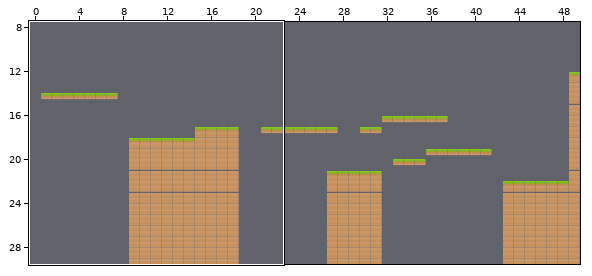
Two states of a Tiled map, level1.tmx. Above, an overview of the earlier version with the close-up marked.
Close-up. First the earlier version:
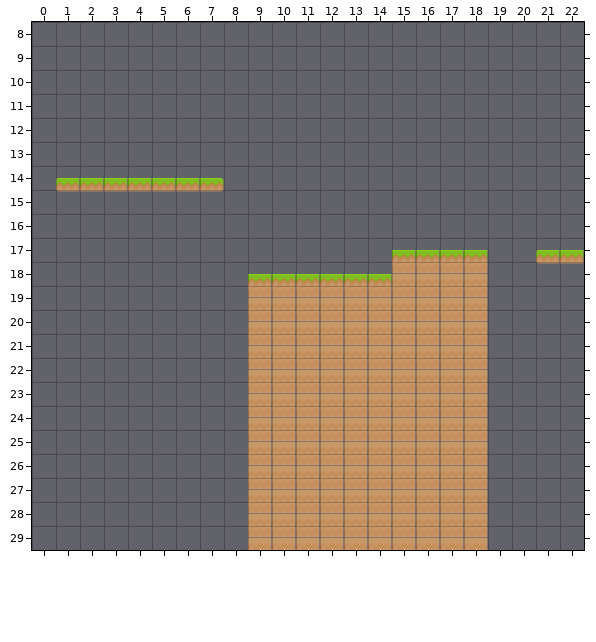
Cells are 72x72 px. Shown: x 0..22, y 8..29. Layer "Grass" is drawn 0,324 px off the grid.
Once edited:
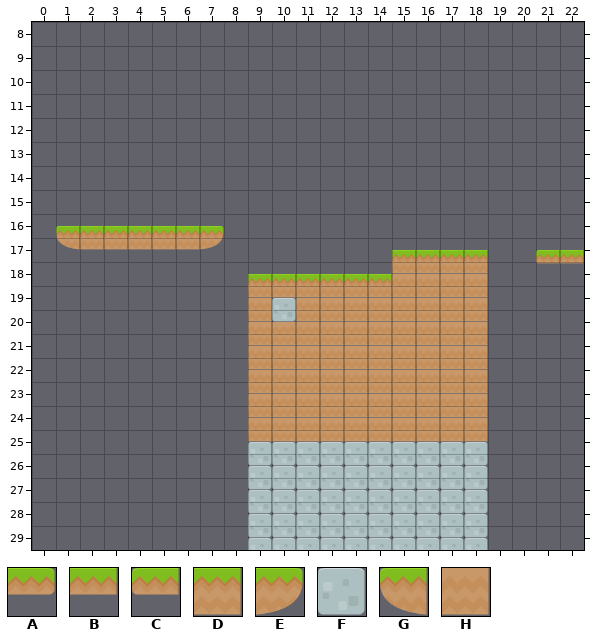
Key: from "tiles_spritesheetDenis": A 44, B 56, C 68, D 103, E 104, F 127, G 128, H 152.
_ is an empty cell, . an unchanged one.
Difference:
--- layer "Grass"
@@ x 1..7 @@
-10 CBBBBBA
+10 _______
@@ x 1..7 @@
-12 _______
+12 GDDDDDE
@@ x 10..10 @@
-15 H
+15 F
@@ x 9..18 @@
-21 HHHHHHHHHH
-22 HHHHHHHHHH
-23 HHHHHHHHHH
-24 HHHHHHHHHH
-25 HHHHHHHHHH
+21 FFFFFFFFFF
+22 FFFFFFFFFF
+23 FFFFFFFFFF
+24 FFFFFFFFFF
+25 FFFFFFFFFF
